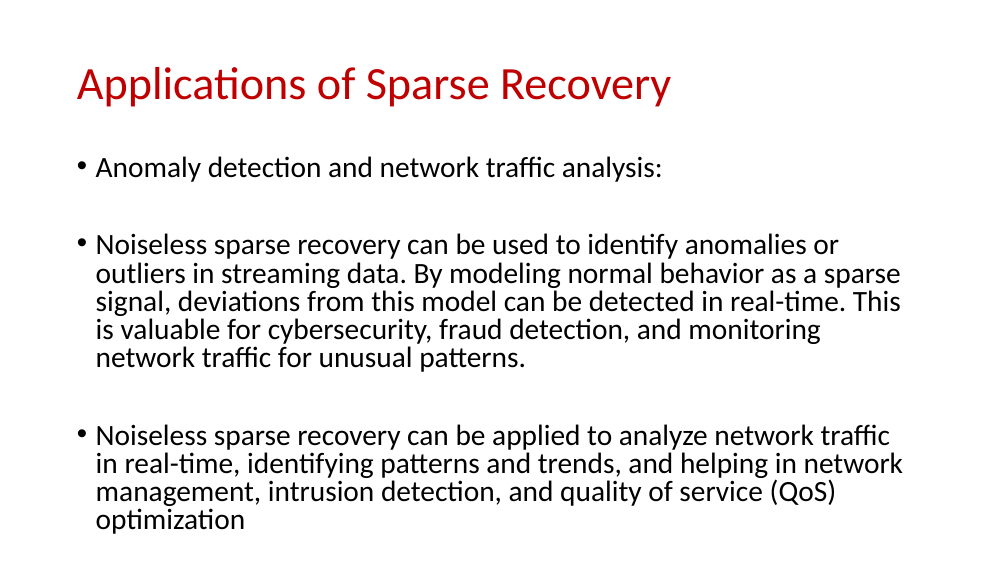
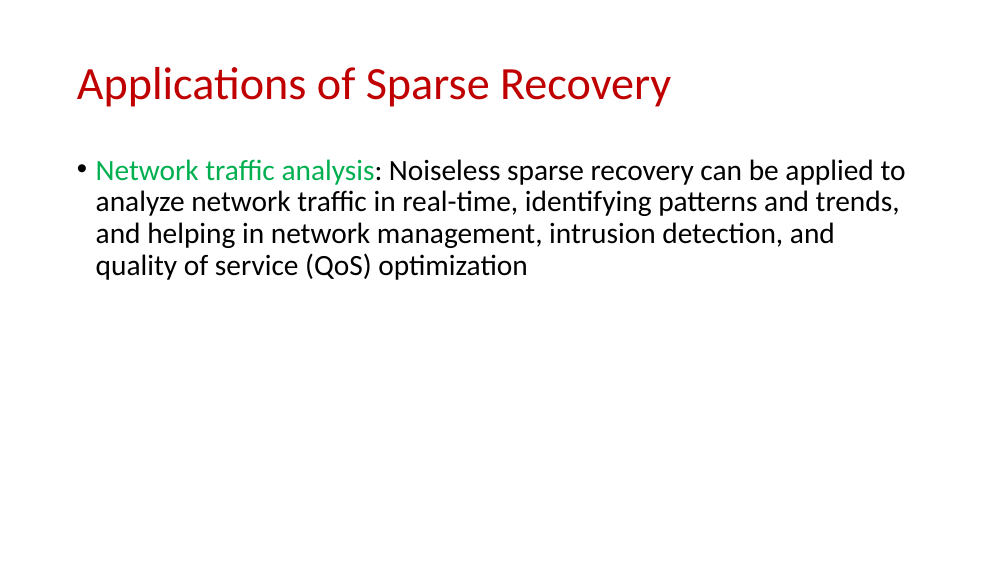
Before and after one commit to samsonzhou/samsonzhou.github.io, a slide deck: slide 5 of CSCE689-23/L15.pptx (slide 3 before the commit). Drawn at 1008x567 pixels with LibreOffice and Linux fonts; fonts in the diff are those of the drawing. Boxes give left, top, right and bottom in pixels: in the first picture for what was removed or moved away, otherwise in the second. Text is boxed around its words. In the diff, an @@ line names an element or a change of style, - is before the commit and + after.

```diff
--- a/CSCE689-23/L15.pptx
+++ b/CSCE689-23/L15.pptx
@@ text at (x1=96, y1=159, x2=906, y2=280): text changed @@
-• Anomaly detection and network traffic analysis:
-• Noiseless sparse recovery can be used to identify anomalies or outliers in streaming data. By modeling normal behavior as a sparse signal, deviations from this model can be detected in real-time. This is valuable for cybersecurity, fraud detection, and monitoring network traffic for unusual patterns.
-• Noiseless sparse recovery can be applied to analyze network traffic in real-time, identifying patterns and trends, and helping in network management, intrusion detection, and quality of service (QoS) optimization
+• Network traffic analysis: Noiseless sparse recovery can be applied to analyze network traffic in real-time, identifying patterns and trends, and helping in network management, intrusion detection, and quality of service (QoS) optimization
```
Also in this commit, not shown: 2 other slides changed, 5 slides added, 2 other files.
